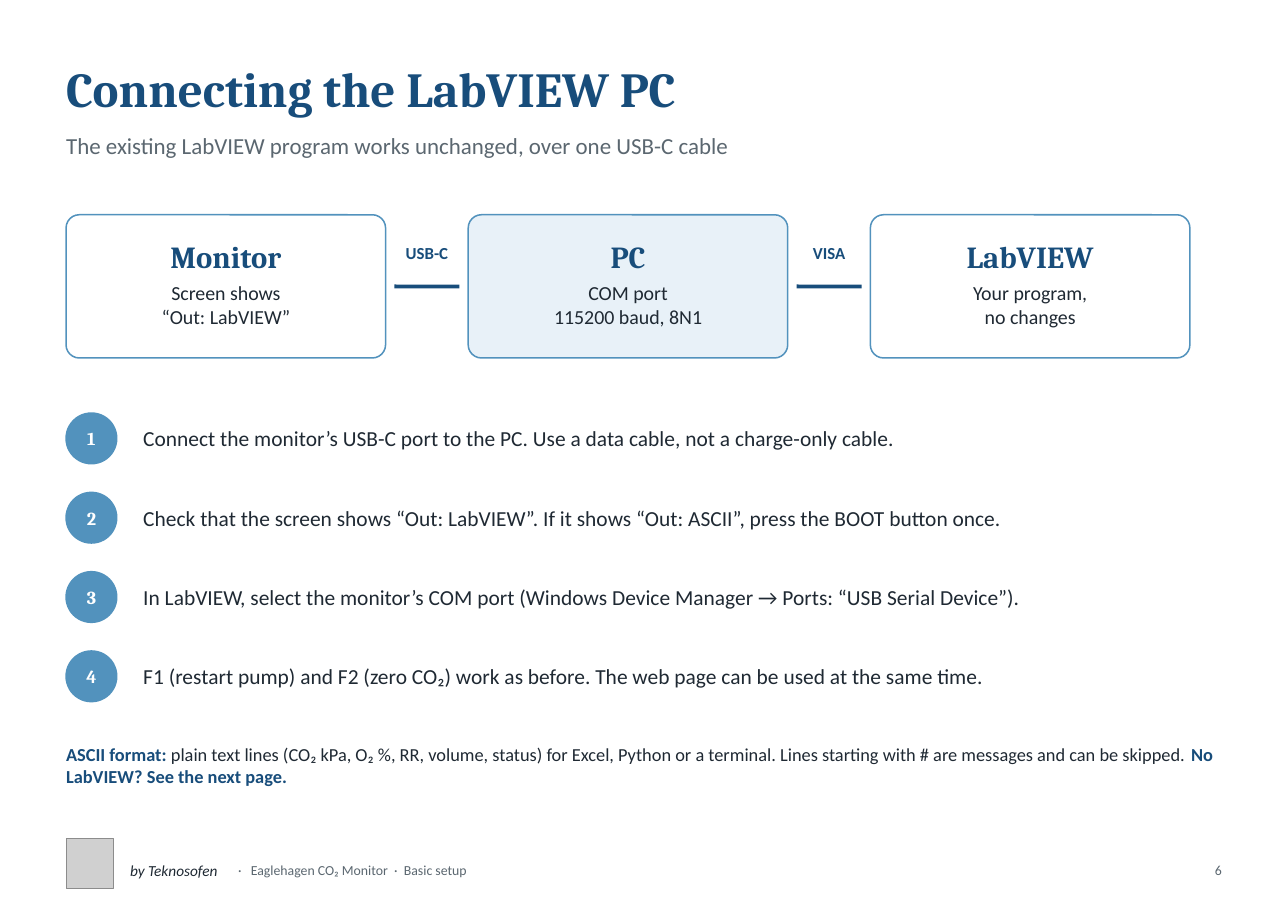
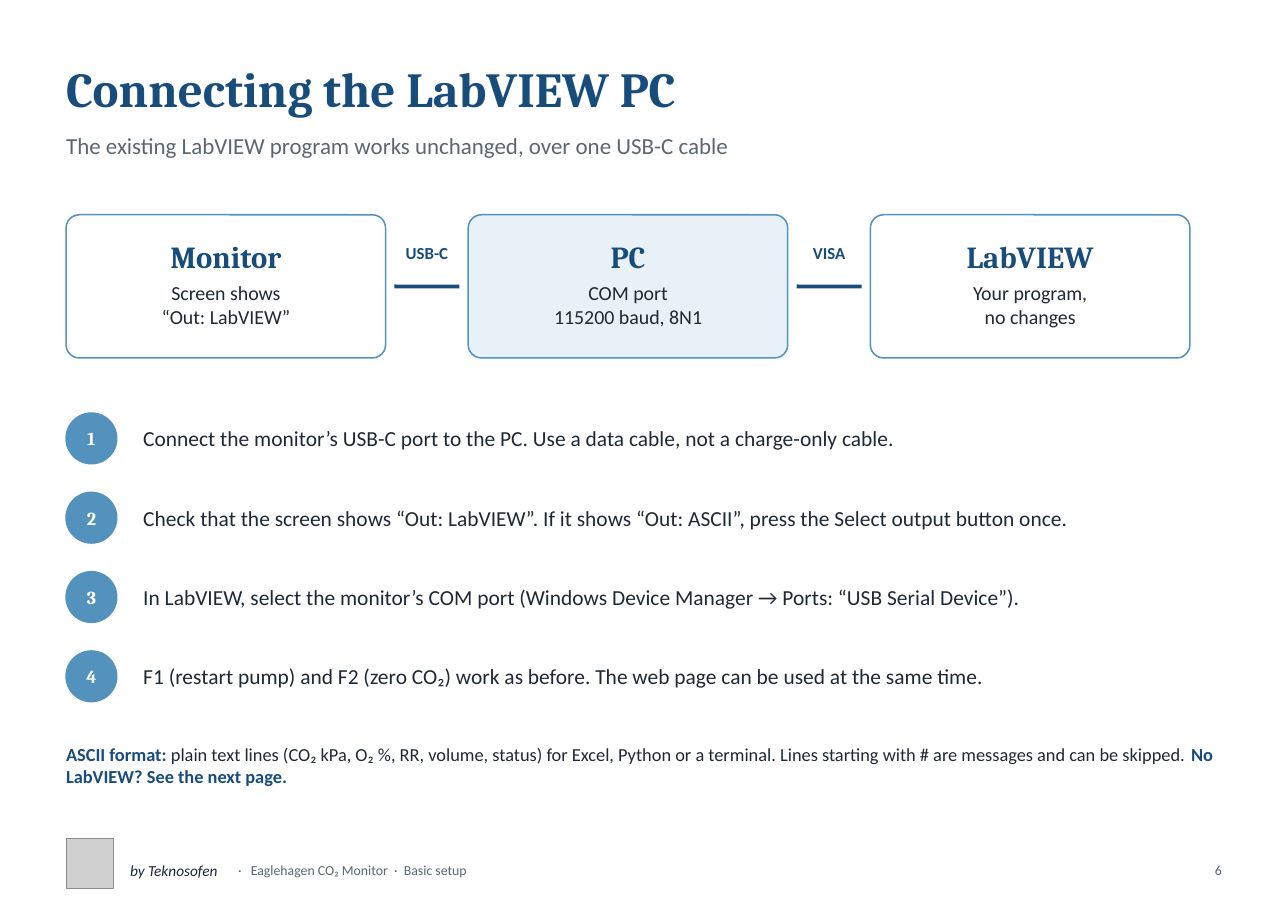
Before and after one commit to Teknosofen/EagleHagen, a slide deck: slide 6 of documentation/Eaglehagen_Basic_Setup.pptx. Drawn at 1288x911 pixels with LibreOffice and Linux fonts; fonts in the diff are those of the drawing; grey boxes stand for pictures. Boxes give left, top, right and bottom in pixels: in the first picture for what was removed or moved away, otherwise in the second. Text is boxed around its words. In the diff, an @@ line names an element or a change of style, - is before the commit and + after.

```diff
--- a/documentation/Eaglehagen_Basic_Setup.pptx
+++ b/documentation/Eaglehagen_Basic_Setup.pptx
@@ text at [143, 510, 1067, 530]: text changed @@
-Check that the screen shows “Out: LabVIEW”. If it shows “Out: ASCII”, press the BOOT button once.
+Check that the screen shows “Out: LabVIEW”. If it shows “Out: ASCII”, press the Select output button once.
```
Also in this commit, not shown: 4 other slides changed, 4 other files.
